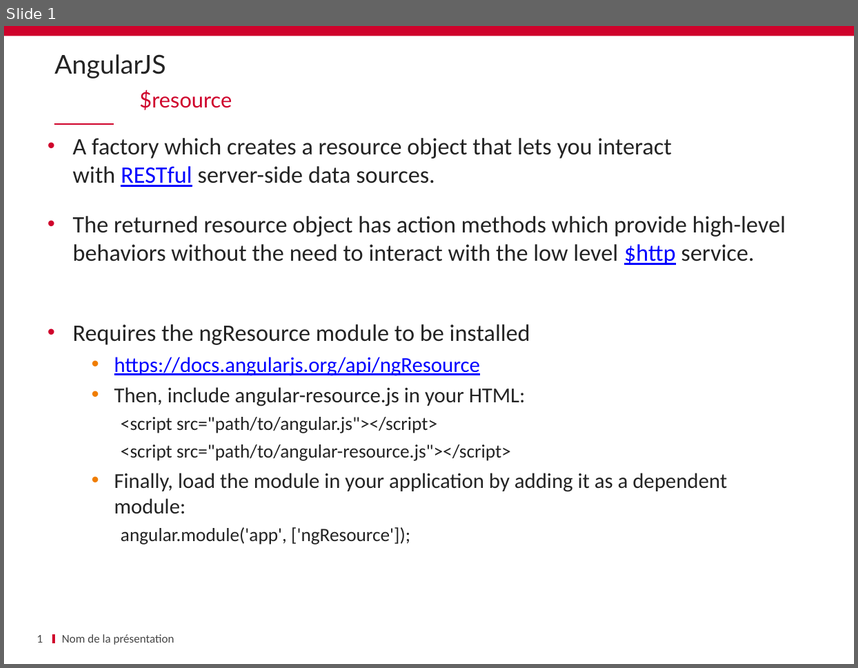
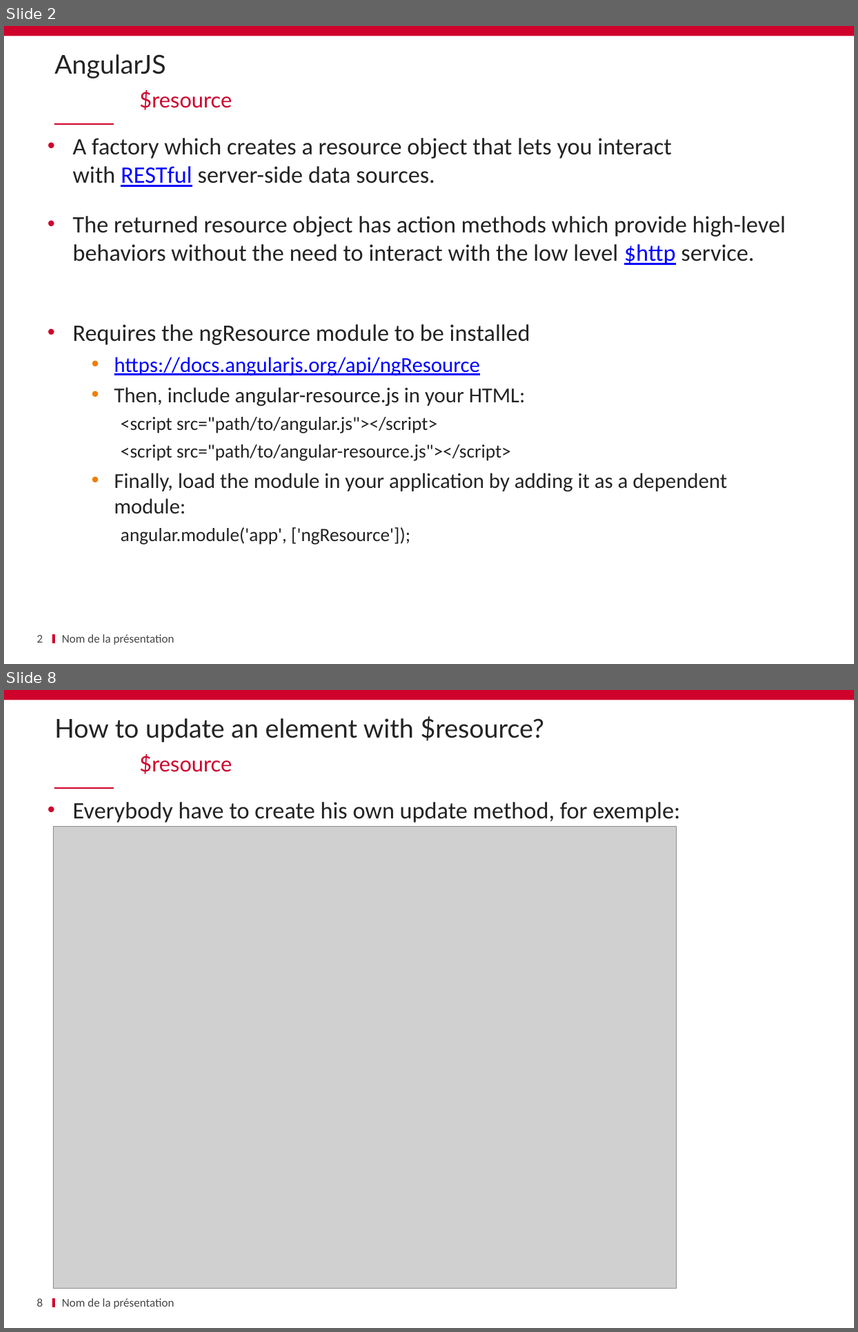
Before and after one commit to schassande/formation-angularjs1, a slide deck: Jour2/10 $resource/10_$ressource.pptx. Shown one above the other, each under a label of ours: slide 1 before the commit, slides 2 and 8 after it; the slides between them are not shown. The pictures are 858x668 and 858x1332 pixels, drawn with LibreOffice and Linux fonts; fonts in the diff are those of the drawing; grey boxes stand for pictures; background and template pictures are left out. Boxes give left, top, right and bottom in pixels: in the first picture for what was removed or moved away, otherwise in the second. Text is boxed around its words. In the diff, an @@ line names an element or a change of style, - is before the commit and + after.

```diff
--- a/Jour2/10 $resource/10_$ressource.pptx
+++ b/Jour2/10 $resource/10_$ressource.pptx
@@ slide 8 added at (4,690,854,1328), background #FFFFFF; not listed: 3 template elements that a slide beside it also shows @@
@@ title added at (54,716,544,742), 22 pt, text #232323 @@
+How to update an element with $resource?
@@ text added at (139,753,232,774), 18 pt, text #CF022B @@
+$resource
@@ text added at (73,802,680,822), 20 pt, text #232323 @@
+• Everybody have to create his own update method, for exemple:
@@ picture added at (53,826,677,1288) @@
@@ page number added at (37,1298,43,1306), 10 pt, text #464646 @@
+8
@@ text added at (62,1298,174,1308), 10 pt, text #464646 @@
+Nom de la présentation
@@ what was slide 1 is now slide 2 @@
@@ page number at (37,635,43,642): text changed @@
-1
+2
```
Also in this commit, not shown: 1 slide changed, 6 other slides added, 6 other files.
